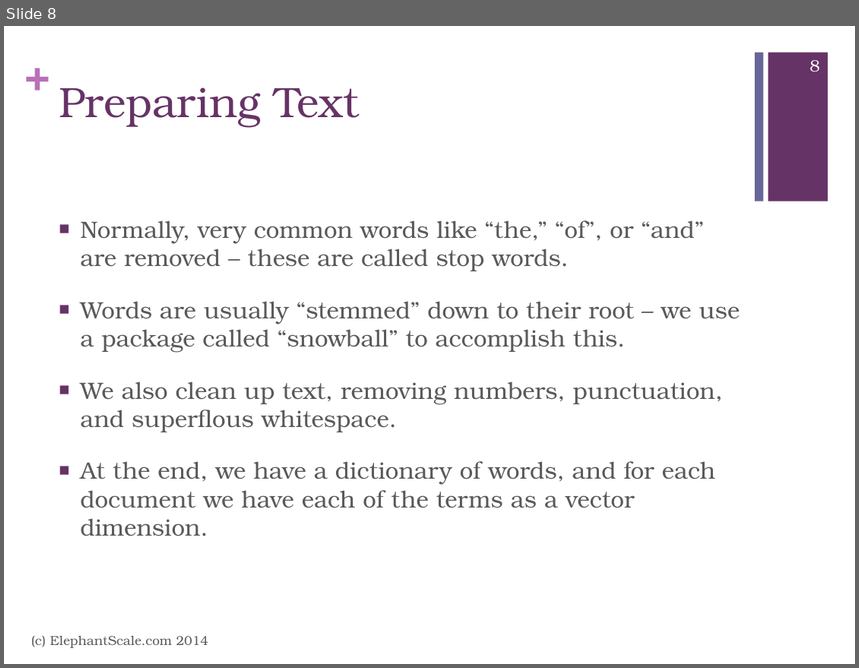
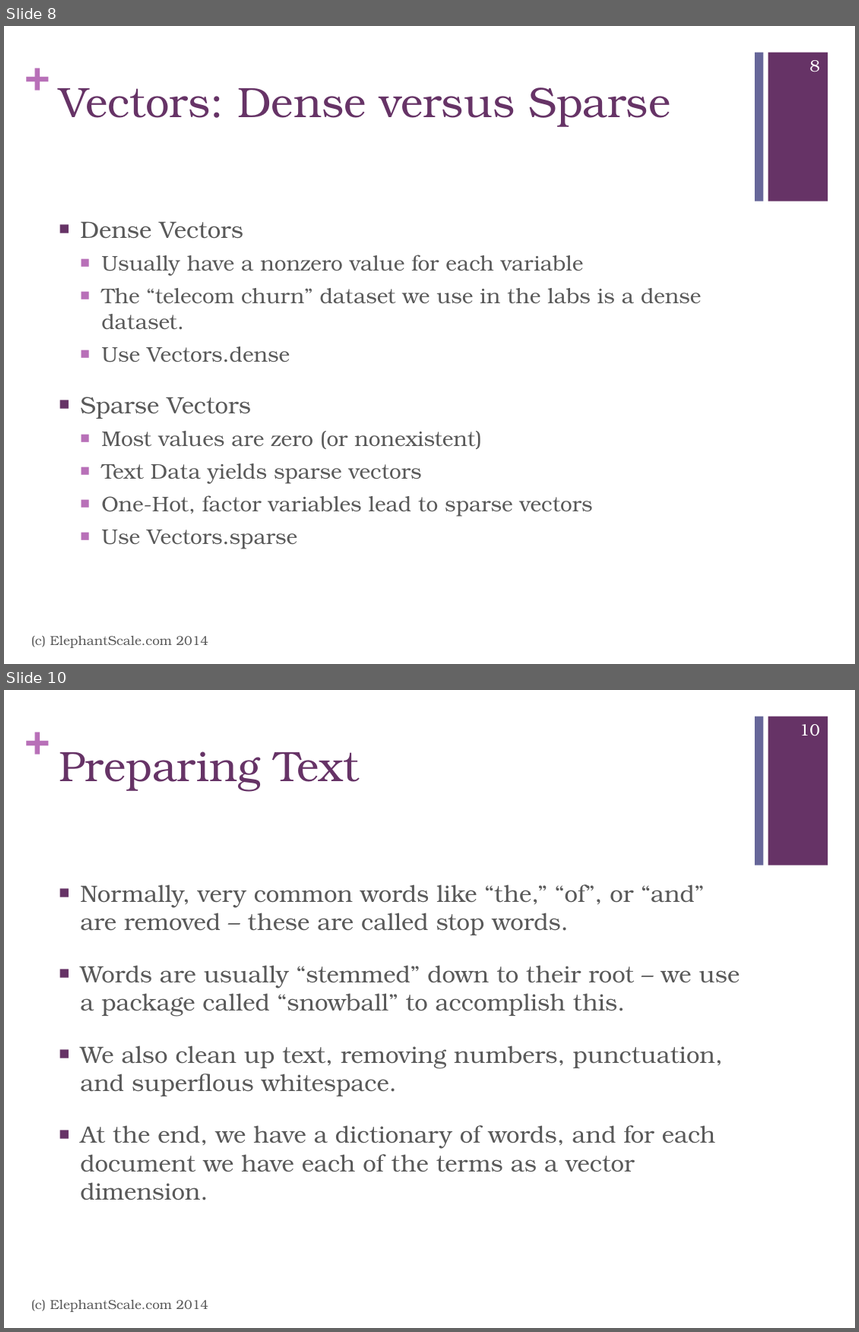
Before and after one commit to mattvinks/spark-labs, a slide deck: slides/MLLib.pptx. Shown one above the other, each under a label of ours: slide 8 before the commit, slides 8 and 10 after it; the slides between them are not shown. The pictures are 859x668 and 859x1332 pixels, drawn with LibreOffice and Linux fonts; fonts in the diff are those of the drawing. Boxes give left, top, right and bottom in pixels: in the first picture for what was removed or moved away, otherwise in the second. Text is boxed around its words. In the diff, an @@ line names an element or a change of style, - is before the commit and + after.

```diff
--- a/slides/MLLib.pptx
+++ b/slides/MLLib.pptx
@@ slide 8 added at (x1=4, y1=26, x2=855, y2=664), background #FFFFFF; not listed: 3 template elements that a slide beside it also shows @@
@@ page number added at (x1=810, y1=60, x2=820, y2=72), 14 pt, text #FFFFFF @@
+8
@@ title added at (x1=59, y1=88, x2=671, y2=127), 36 pt, text #663366 @@
+Vectors: Dense versus Sparse
@@ text added at (x1=80, y1=222, x2=702, y2=550), 18 pt, text #595959 @@
+■ Dense Vectors
+  ■ Usually have a nonzero value for each variable
+  ■ The “telecom churn” dataset we use in the labs is a dense dataset.
+  ■ Use Vectors.dense
+■ Sparse Vectors
+  ■ Most values are zero (or nonexistent)
+  ■ Text Data yields sparse vectors
+  ■ One-Hot, factor variables lead to sparse vectors
+  ■ Use Vectors.sparse
@@ text added at (x1=31, y1=636, x2=209, y2=648), 11 pt, text #595959 @@
+(c) ElephantScale.com 2014
@@ what was slide 8 is now slide 10 @@
@@ page number at (x1=800, y1=724, x2=820, y2=736): text changed @@
-8
+10
```
Also in this commit, not shown: 5 slides changed, 2 other slides added.
